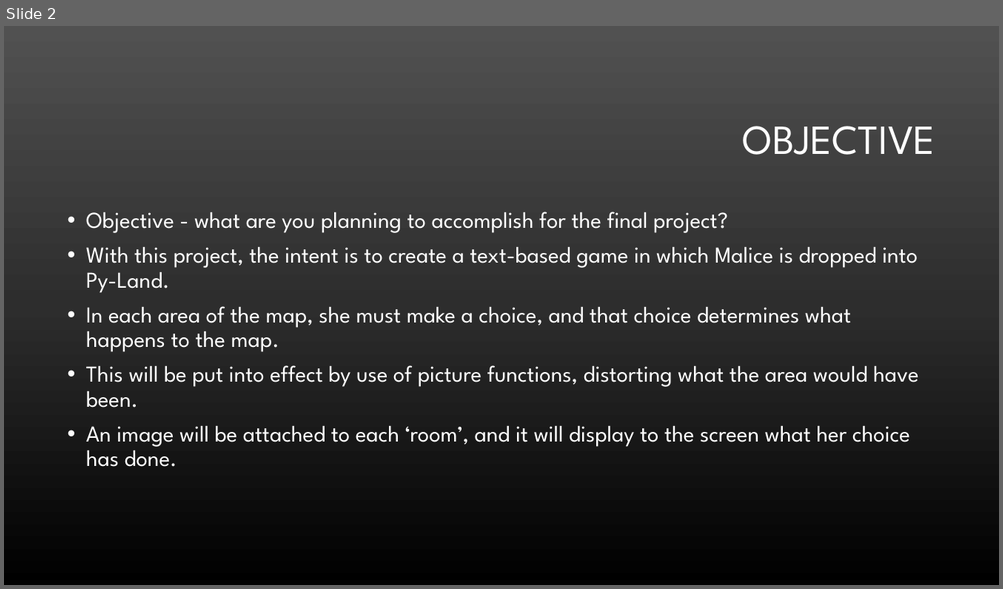
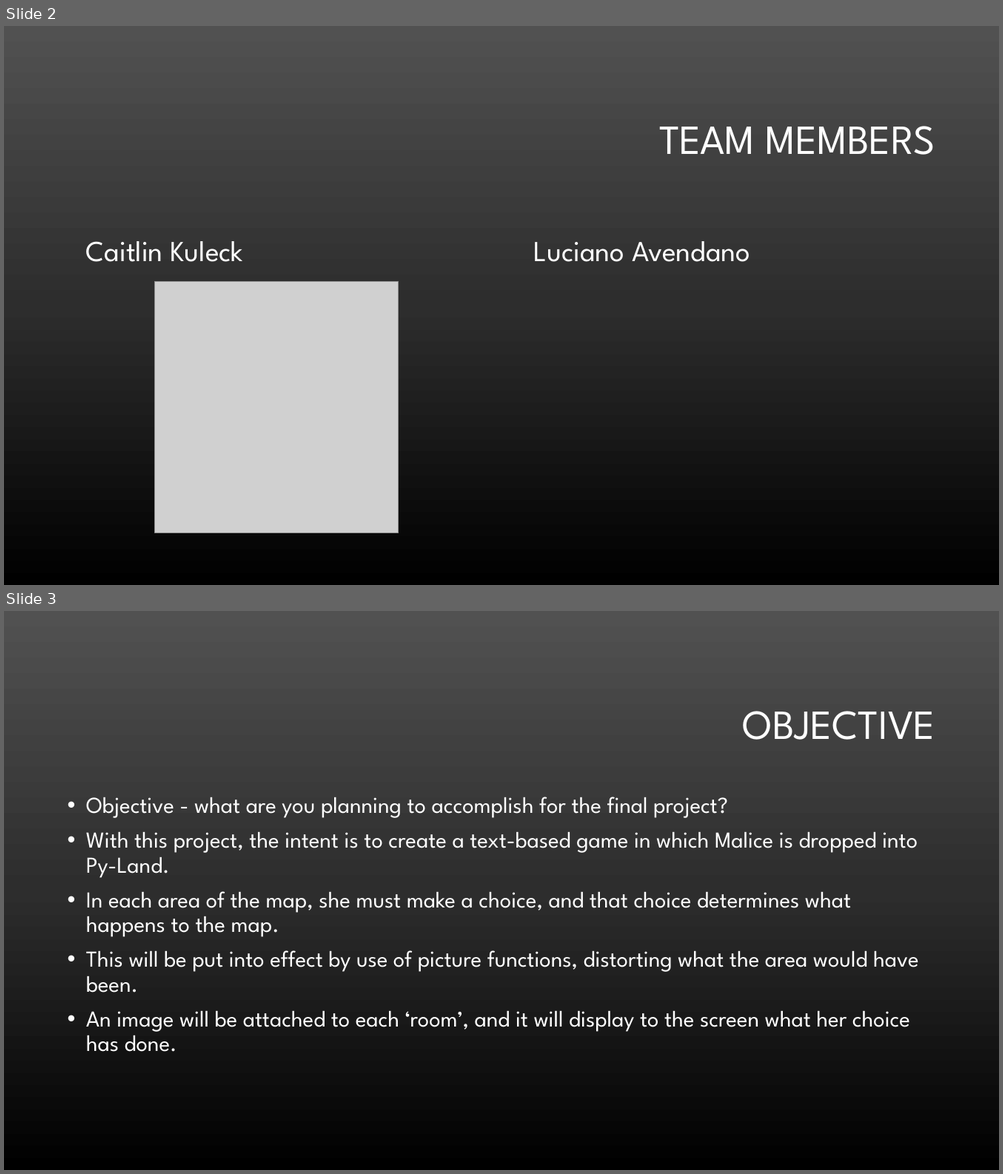
Before and after one commit to kTeaBear/Malice-in-Pyland, a slide deck: CST205 - Final Project Powerpoint.pptx. Shown one above the other, each under a label of ours: slide 2 before the commit, slides 2 and 3 after it. The pictures are 1003x589 and 1003x1174 pixels, drawn with LibreOffice and Linux fonts; fonts in the diff are those of the drawing; grey boxes stand for pictures; background and template pictures are left out. Boxes give left, top, right and bottom in pixels: in the first picture for what was removed or moved away, otherwise in the second. Text is boxed around its words. In the diff, an @@ line names an element or a change of style, - is before the commit and + after.

Commit message:
added picture and top three

```diff
--- a/CST205 - Final Project Powerpoint.pptx
+++ b/CST205 - Final Project Powerpoint.pptx
@@ slide 2 added at [4, 26, 999, 585], background gradient #515151 to #2E2E2E to #000000 @@
@@ title added at [659, 126, 935, 155], 40 pt, text #FFFFFF @@
+TEAM MEMBERS
@@ text added at [86, 241, 243, 262], 28 pt, text #FFFFFF @@
+Caitlin Kuleck
@@ text added at [534, 241, 750, 262], 28 pt, text #FFFFFF @@
+Luciano Avendano
@@ picture added at [155, 282, 398, 534] @@
@@ what was slide 2 is now slide 3 @@
```
Also in this commit, not shown: 2 slides changed, 2 other slides added.
